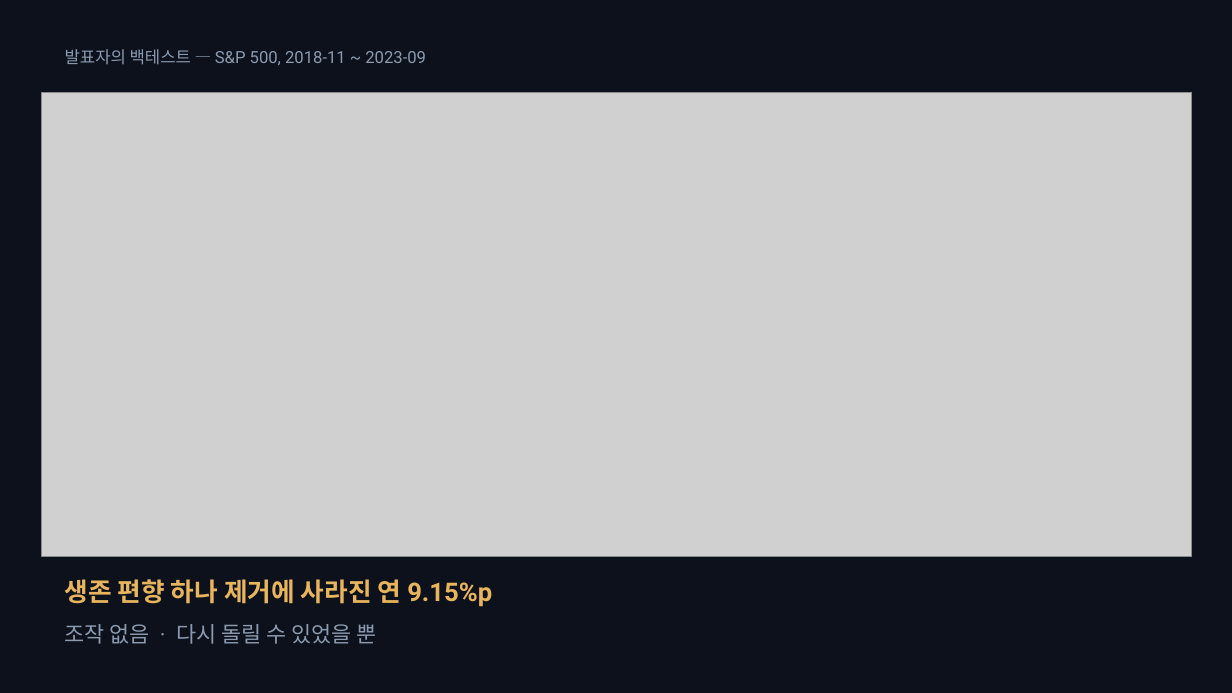
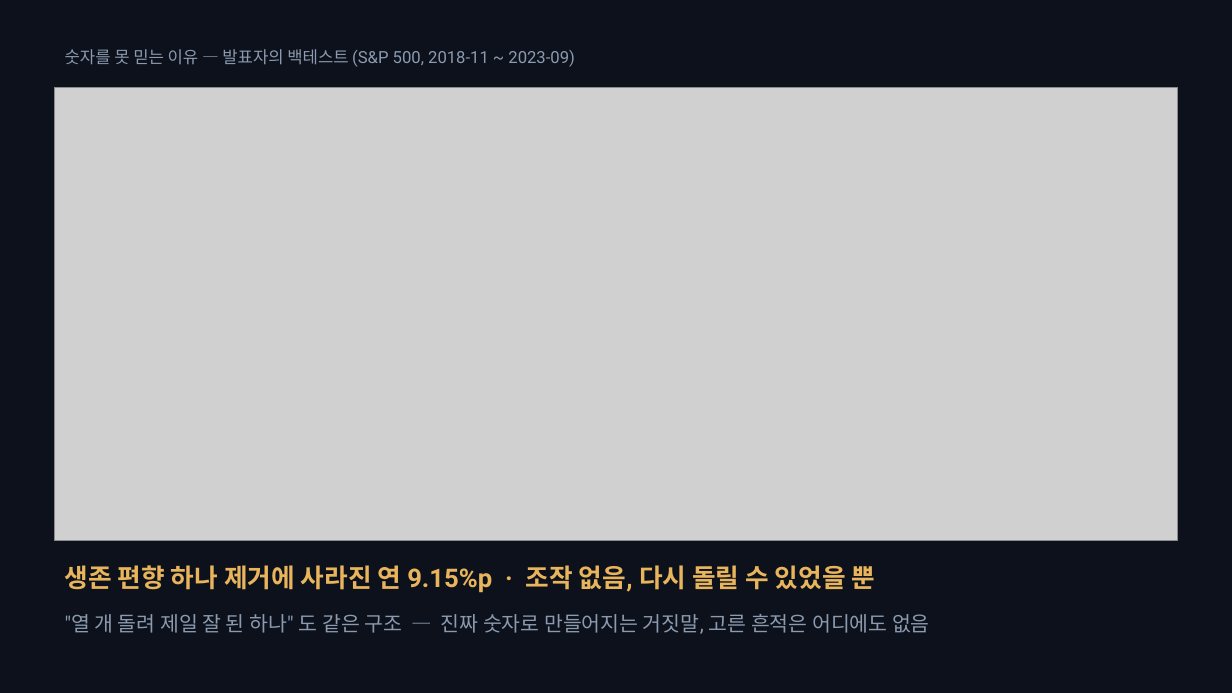
Before and after one commit to SeoDongOk/proof-of-track-record, a slide deck: slide 3 of deck/proof-of-track-record-talk.pptx. Drawn at 1232x693 pixels with LibreOffice and Linux fonts; fonts in the diff are those of the drawing; grey boxes stand for pictures. Boxes give left, top, right and bottom in pixels: in the first picture for what was removed or moved away, otherwise in the second. Text is boxed around its words. In the diff, an @@ line names an element or a change of style, - is before the commit and + after.

```diff
--- a/deck/proof-of-track-record-talk.pptx
+++ b/deck/proof-of-track-record-talk.pptx
@@ text at (65, 49, 575, 67): text changed @@
-발표자의 백테스트 — S&P 500, 2018-11 ~ 2023-09
+숫자를 못 믿는 이유 — 발표자의 백테스트 (S&P 500, 2018-11 ~ 2023-09)
@@ picture: place and size @@
-picture at (42, 92, 1192, 556)
+picture at (55, 88, 1177, 541)
@@ text at (65, 565, 876, 593): text changed @@
-생존 편향 하나 제거에 사라진 연 9.15%p
+생존 편향 하나 제거에 사라진 연 9.15%p · 조작 없음, 다시 돌릴 수 있었을 뿐
@@ text at (65, 614, 930, 634): text changed; size 17 to 16 pt @@
-조작 없음 · 다시 돌릴 수 있었을 뿐
+"열 개 돌려 제일 잘 된 하나" 도 같은 구조 — 진짜 숫자로 만들어지는 거짓말, 고른 흔적은 어디에도 없음
```
Also in this commit, not shown: 2 other slides changed, 2 slides added, 3 slides removed, 2 other files.
